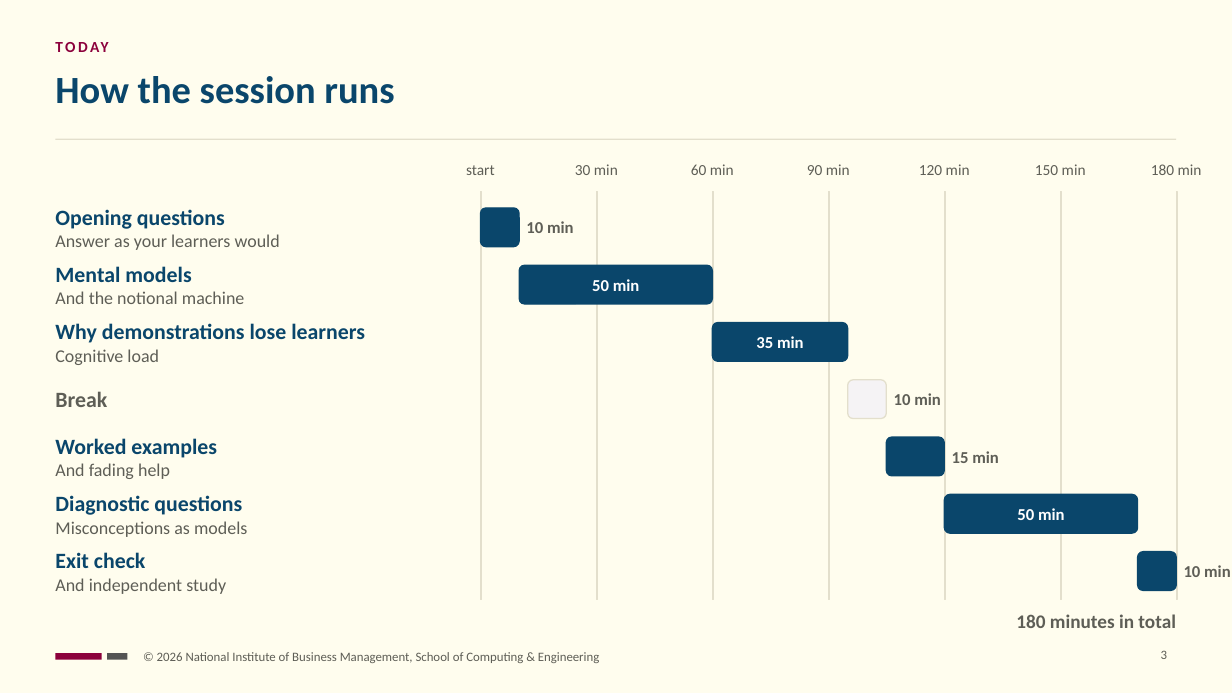
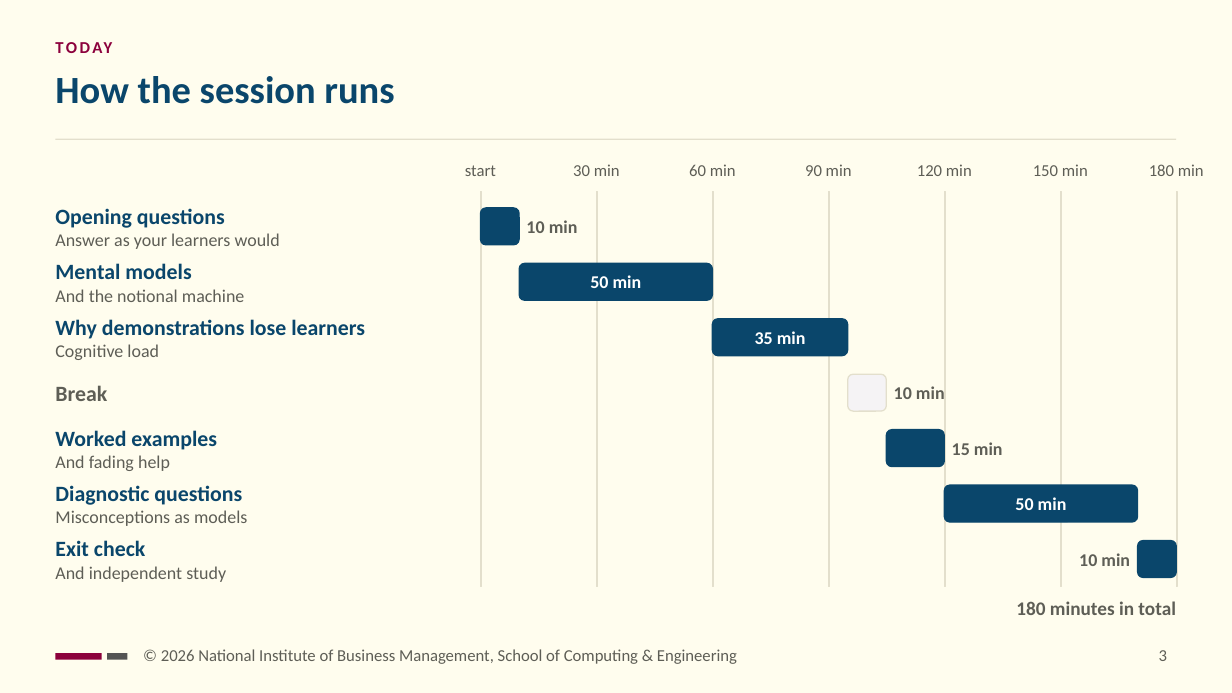
Before and after one commit to NIBM-SOCE/NCIT-E, a slide deck: slide 3 of sessions/s02/slides/ncit-e-s02-learners-head.pptx. Drawn at 1232x693 pixels with LibreOffice and Linux fonts; fonts in the diff are those of the drawing. Boxes give left, top, right and bottom in pixels: in the first picture for what was removed or moved away, otherwise in the second. Text is boxed around its words. In the diff, an @@ line names an element or a change of style, - is before the commit and + after.

```diff
--- a/sessions/s02/slides/ncit-e-s02-learners-head.pptx
+++ b/sessions/s02/slides/ncit-e-s02-learners-head.pptx
@@ size 12 to 13 pt in 8 elements at (x1=55, y1=37, x2=1174, y2=65), (x1=465, y1=165, x2=496, y2=176), (x1=573, y1=164, x2=620, y2=176), (x1=689, y1=164, x2=736, y2=176), (x1=805, y1=164, x2=852, y2=176), (x1=917, y1=164, x2=972, y2=176), (x1=1033, y1=164, x2=1088, y2=176), (x1=1149, y1=164, x2=1204, y2=176) @@
@@ rectangle resized from (x1=481, y1=191, x2=482, y2=600) to (x1=481, y1=191, x2=482, y2=587) @@
@@ rectangle resized from (x1=597, y1=191, x2=598, y2=600) to (x1=597, y1=191, x2=598, y2=587) @@
@@ rectangle resized from (x1=713, y1=191, x2=714, y2=600) to (x1=713, y1=191, x2=714, y2=587) @@
@@ rectangle resized from (x1=828, y1=191, x2=829, y2=600) to (x1=828, y1=191, x2=829, y2=587) @@
@@ rectangle resized from (x1=945, y1=191, x2=945, y2=600) to (x1=945, y1=191, x2=945, y2=587) @@
@@ rectangle resized from (x1=1060, y1=191, x2=1061, y2=600) to (x1=1060, y1=191, x2=1061, y2=587) @@
@@ rectangle resized from (x1=1177, y1=191, x2=1177, y2=600) to (x1=1177, y1=191, x2=1177, y2=587) @@
@@ rounded rectangle moved from (x1=519, y1=265, x2=713, y2=304) to (x1=519, y1=263, x2=713, y2=300) @@
@@ 4 texts, 3 rounded rectangles moved together from (x1=55, y1=323, x2=999, y2=479) to (x1=55, y1=319, x2=1003, y2=471) @@
@@ size 13 to 14 pt in 6 elements at (x1=526, y1=220, x2=578, y2=233), (x1=590, y1=275, x2=642, y2=288), (x1=755, y1=331, x2=806, y2=344), (x1=894, y1=386, x2=945, y2=399), (x1=952, y1=442, x2=1003, y2=455), (x1=1015, y1=497, x2=1067, y2=510) @@
@@ text "10 min" moved from (x1=1184, y1=565, x2=1231, y2=577) to (x1=1079, y1=553, x2=1130, y2=566) @@
@@ text "10 min" at (x1=1079, y1=553, x2=1130, y2=566): size 13 to 14 pt; alignment left to right @@
@@ 3 texts, 2 rounded rectangles moved together from (x1=55, y1=494, x2=1177, y2=594) to (x1=55, y1=485, x2=1177, y2=582) @@
@@ proportions changed in 7 elements at (x1=519, y1=263, x2=713, y2=300), (x1=481, y1=208, x2=519, y2=245), (x1=713, y1=319, x2=848, y2=356), (x1=848, y1=374, x2=886, y2=411), (x1=886, y1=430, x2=945, y2=467), (x1=945, y1=485, x2=1138, y2=522), (x1=1138, y1=541, x2=1177, y2=578) @@
@@ text "180 minutes in total" moved from (x1=1016, y1=614, x2=1175, y2=628) to (x1=1016, y1=601, x2=1175, y2=615) @@
@@ text "© 2026 National Institute of ..." at (x1=161, y1=649, x2=737, y2=664): size 10 to 13 pt @@
@@ page number at (x1=1159, y1=650, x2=1167, y2=661): size 10 to 13 pt @@
```
Also in this commit, not shown: 17 other slides changed, 41 other files.
